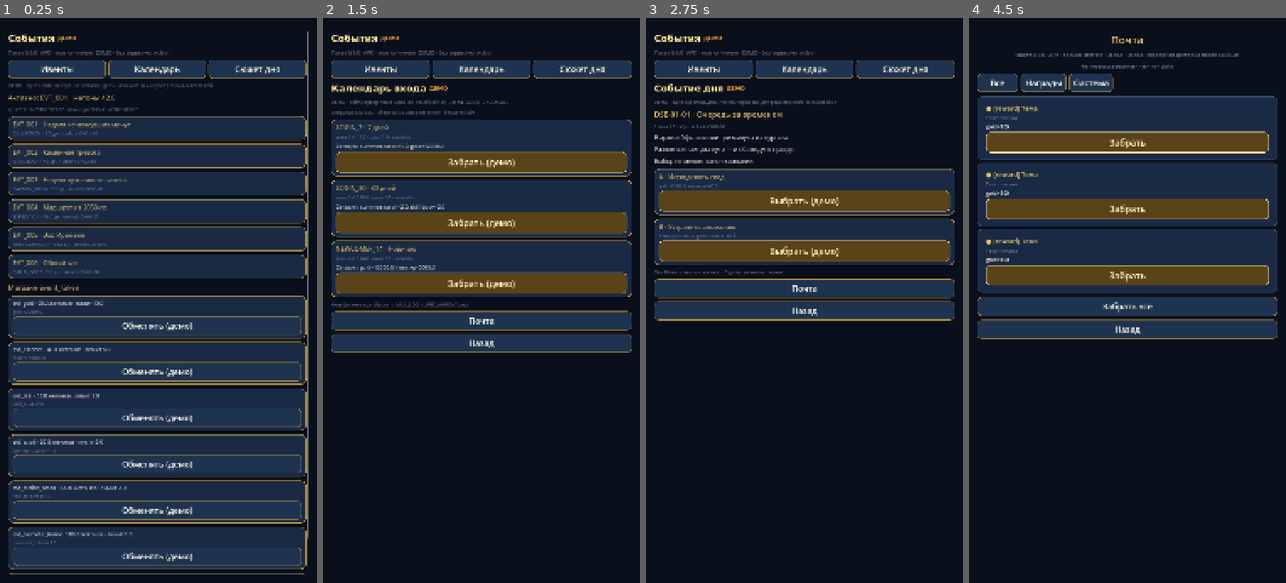
Above: before the commit, frames 1-4 (left to right).
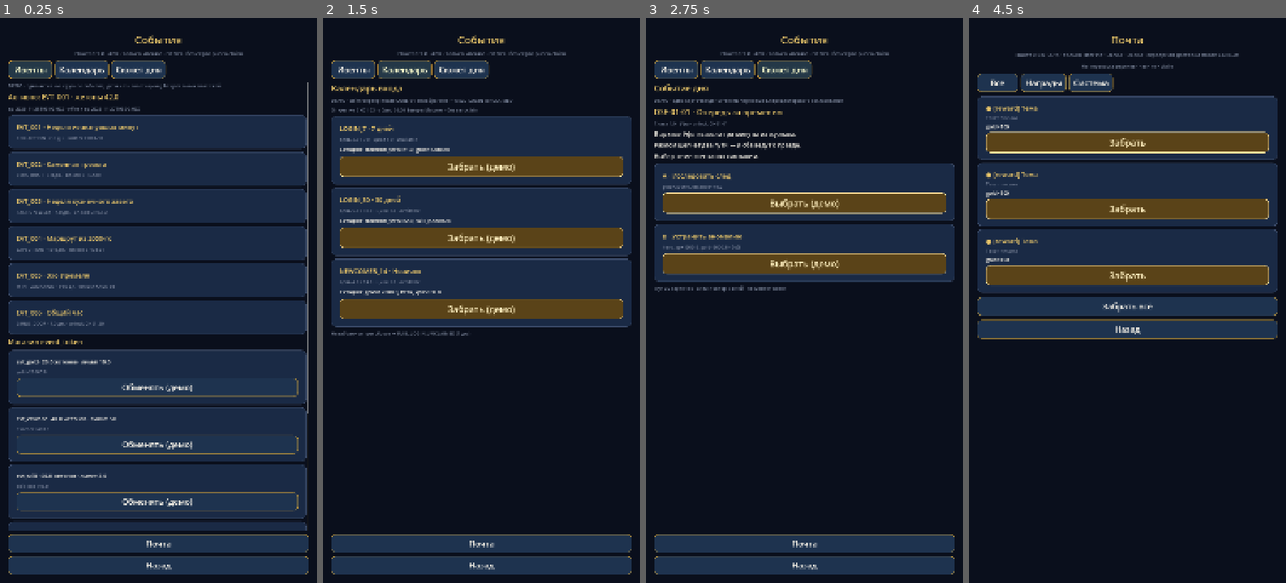
Above: after the commit, the same moments.

Repository: maillunex-lang/number5
Game: Godot game, scene res://scenes/features/events.tscn
The game is run twice, just before and just after one commit, with the same random seed, the same clock (stepped at 60 frames per second) and the same inputs. This scene is started directly instead of the project's main scene.
Inputs:
- Up to frame 1 (0.25 s): no input
- Up to frame 2 (1.5 s): click "Ивенты" at 0.5 s; click "Календарь" at 1.25 s
- Up to frame 3 (2.75 s): click "Сюжет дня" at 2 s
- Up to frame 4 (4.5 s): click "Выбрать (демо)" at 2.75 s; click "Понятно" at 3.5 s; click "Почта" at 4.25 s

The runs differ from the first frame. In frame 1, 30% of the frame differs, in the area x 2-98%, y 2-99%; in frame 2, 31%; in frame 3, 27%; in frame 4, less than 0.1%.

Commit message:
UI-VISUAL wave12: Events Theme chrome + ListHost scroll
Move HUB-04 header/tabs/footer out of the offer scroll; fill ListHost
for events/calendar/story. Same scroll pattern as shop fix.

Co-authored-by: maillunex-lang <maillunex-lang@users.noreply.github.com>

Diff:
--- a/scenes/features/events.gd
+++ b/scenes/features/events.gd
@@ -1,9 +1,17 @@
 extends Control
-## HUB-04: live events + календарь входа + сюжет дня (DEMO).
+## HUB-04: chrome в .tscn; ListHost — ивенты / календарь / сюжет дня (DEMO).
 ## Порядок контента: mail → calendars → profile → achievements → stories → events.
 
 var _payload: Dictionary = {}
 var _tab: String = "events"
+var _nav_bound: bool = false
+
+@onready var _title: Label = $Safe/Col/Header/Title
+@onready var _subtitle: Label = $Safe/Col/Header/Subtitle
+@onready var _tabs: HBoxContainer = $Safe/Col/Header/TabsHost
+@onready var _list: VBoxContainer = $Safe/Col/Scroll/ListHost
+@onready var _mail: Button = $Safe/Col/Footer/MailBtn
+@onready var _back: Button = $Safe/Col/Footer/BackBtn
 
 func setup(payload: Dictionary = {}) -> void:
 	_payload = payload
@@ -11,112 +19,190 @@
 		_tab = str(_payload["tab"])
 
 func _ready() -> void:
+	_bind_nav()
 	_rebuild()
 
+func _bind_nav() -> void:
+	if _nav_bound:
+		return
+	_nav_bound = true
+	_mail.pressed.connect(func(): ScreenRouter.go("SOCIAL-04"))
+	_back.pressed.connect(func(): ScreenRouter.handle_back())
+
+func _panel() -> GamePanel:
+	var panel_scene: PackedScene = load("res://scenes/ui/components/game_panel.tscn")
+	var p: GamePanel = panel_scene.instantiate()
+	p.panel_kind = "GamePanel"
+	p.mouse_filter = Control.MOUSE_FILTER_PASS
+	return p
+
 func _rebuild() -> void:
-	var root := $Safe/Scroll/VBox
-	for c in root.get_children():
-		c.queue_free()
-	root.add_child(UIFactory.section_header(ContentPackageLoader.tr_key("live_events.title", "События")))
-	root.add_child(UIFactory.muted("%s · %s" % [
+	_title.text = ContentPackageLoader.tr_key("live_events.title", "События")
+	_subtitle.text = "%s · %s" % [
 		ContentPackageLoader.package_label(),
 		ContentPackageLoader.tr_key("meta.demo", "DEMO"),
-	], 18))
-
-	var tabs := UIFactory.hbox(8)
-	root.add_child(tabs)
+	]
+	for c in _tabs.get_children():
+		c.queue_free()
 	for t in [["events", "Ивенты"], ["calendar", "Календарь"], ["story", "Сюжет дня"]]:
-		var b := UIFactory.fantasy_button(t[1])
+		var b := Button.new()
+		b.text = t[1]
 		b.custom_minimum_size = Vector2(150, 44)
+		b.theme_type_variation = &"GameButton"
 		var key: String = t[0]
+		if key == _tab:
+			b.modulate = Color(1.2, 1.1, 0.9)
 		b.pressed.connect(func():
 			_tab = key
 			_rebuild()
 		)
-		tabs.add_child(b)
-
+		_tabs.add_child(b)
+
+	for c in _list.get_children():
+		c.queue_free()
 	match _tab:
 		"calendar":
-			_build_calendar(root)
+			_build_calendar()
 		"story":
-			_build_story(root)
+			_build_story()
 		_:
-			_build_events(root)
-
-	var mail := UIFactory.fantasy_button("Почта")
-	mail.pressed.connect(func(): ScreenRouter.go("SOCIAL-04"))
-	root.add_child(mail)
-	var back := UIFactory.fantasy_button("Назад")
-	back.pressed.connect(func(): ScreenRouter.handle_back())
-	root.add_child(back)
-
-func _build_events(root: VBoxContainer) -> void:
+			_build_events()
+
+func _build_events() -> void:
 	var pack: Dictionary = ContentPackageLoader.live_events
-	root.add_child(UIFactory.muted(str(pack.get("disclaimer", "")), 16))
+	var disc := Label.new()
+	disc.text = str(pack.get("disclaimer", ""))
+	disc.add_theme_font_size_override("font_size", 16)
+	disc.add_theme_color_override("font_color", LunexColors.TEXT_MUTED)
+	disc.autowrap_mode = TextServer.AUTOWRAP_WORD_SMART
+	disc.mouse_filter = Control.MOUSE_FILTER_IGNORE
+	_list.add_child(disc)
 	var demo: Dictionary = pack.get("demo", {}).get("active_instance", {})
 	if not demo.is_empty():
-		root.add_child(UIFactory.label("Активно: %s · жетоны %s" % [
+		var active := Label.new()
+		active.text = "Активно: %s · жетоны %s" % [
 			str(demo.get("definition_id", "")),
 			str(demo.get("tokens", 0)),
-		], 24, LunexColors.GOLD))
-		root.add_child(UIFactory.muted("до %s · обмен до %s" % [
+		]
+		active.add_theme_font_size_override("font_size", 24)
+		active.add_theme_color_override("font_color", LunexColors.GOLD)
+		active.mouse_filter = Control.MOUSE_FILTER_IGNORE
+		_list.add_child(active)
+		var until := Label.new()
+		until.text = "до %s · обмен до %s" % [
 			str(demo.get("ends_at", "")),
 			str(demo.get("claim_deadline", "")),
-		], 16))
+		]
+		until.add_theme_font_size_override("font_size", 16)
+		until.add_theme_color_override("font_color", LunexColors.TEXT_MUTED)
+		until.mouse_filter = Control.MOUSE_FILTER_IGNORE
+		_list.add_child(until)
 	for e in pack.get("events", []):
-		var p := UIFactory.panel()
-		var v := UIFactory.vbox(4)
-		p.add_child(v)
-		v.add_child(UIFactory.label("%s · %s" % [str(e.get("id", "")), str(e.get("name", ""))], 22, LunexColors.GOLD))
-		v.add_child(UIFactory.muted("%s · %s дн. · unlock %s" % [
+		var p := _panel()
+		_list.add_child(p)
+		var content: VBoxContainer = p.get_node("Pad/Content")
+		var head := Label.new()
+		head.text = "%s · %s" % [str(e.get("id", "")), str(e.get("name", ""))]
+		head.add_theme_font_size_override("font_size", 22)
+		head.add_theme_color_override("font_color", LunexColors.GOLD)
+		head.mouse_filter = Control.MOUSE_FILTER_IGNORE
+		content.add_child(head)
+		var meta := Label.new()
+		meta.text = "%s · %s дн. · unlock %s" % [
 			str(e.get("format", "")),
 			str(e.get("duration_days", 0)),
 			str(e.get("unlock_stage", "")),
-		], 16))
-		root.add_child(p)
-	root.add_child(UIFactory.label("Магазин event_token", 24, LunexColors.GOLD))
+		]
+		meta.add_theme_font_size_override("font_size", 16)
+		meta.add_theme_color_override("font_color", LunexColors.TEXT_MUTED)
+		meta.autowrap_mode = TextServer.AUTOWRAP_WORD_SMART
+		meta.mouse_filter = Control.MOUSE_FILTER_IGNORE
+		content.add_child(meta)
+	var shop_h := Label.new()
+	shop_h.text = "Магазин event_token"
+	shop_h.add_theme_font_size_override("font_size", 24)
+	shop_h.add_theme_color_override("font_color", LunexColors.GOLD)
+	shop_h.mouse_filter = Control.MOUSE_FILTER_IGNORE
+	_list.add_child(shop_h)
 	for o in pack.get("shop", {}).get("offers", []):
 		var parts: PackedStringArray = []
 		for g in o.get("grants", []):
 			parts.append("%s×%s" % [str(g.get("resource_id", "")), str(g.get("amount", 0))])
-		var row := UIFactory.panel()
-		var vv := UIFactory.vbox(4)
-		row.add_child(vv)
-		vv.add_child(UIFactory.label("%s · %s жетонов · лимит %s" % [
+		var row := _panel()
+		_list.add_child(row)
+		var vv: VBoxContainer = row.get_node("Pad/Content")
+		var sku := Label.new()
+		sku.text = "%s · %s жетонов · лимит %s" % [
 			str(o.get("sku", "")),
 			str(o.get("price_event_token", 0)),
 			str(o.get("limit_per_event", 0)),
-		], 18))
-		vv.add_child(UIFactory.muted(", ".join(parts), 16))
-		var buy := UIFactory.fantasy_button("Обменять (демо)")
+		]
+		sku.add_theme_font_size_override("font_size", 18)
+		sku.mouse_filter = Control.MOUSE_FILTER_IGNORE
+		vv.add_child(sku)
+		var grants := Label.new()
+		grants.text = ", ".join(parts)
+		grants.add_theme_font_size_override("font_size", 16)
+		grants.add_theme_color_override("font_color", LunexColors.TEXT_MUTED)
+		grants.mouse_filter = Control.MOUSE_FILTER_IGNORE
+		vv.add_child(grants)
+		var buy := Button.new()
+		buy.text = "Обменять (демо)"
+		buy.custom_minimum_size = Vector2(0, 48)
+		buy.theme_type_variation = &"GameButton"
 		buy.pressed.connect(func():
 			ModalManager.push_rewards("Магазин события (демо)", parts)
 		)
 		vv.add_child(buy)
-		root.add_child(row)
-
-func _build_calendar(root: VBoxContainer) -> void:
+
+func _build_calendar() -> void:
 	var pack: Dictionary = ContentPackageLoader.login_calendars
-	root.add_child(UIFactory.section_header(ContentPackageLoader.tr_key("calendar.title", "Календарь входа")))
-	root.add_child(UIFactory.muted(str(pack.get("disclaimer", "")), 16))
-	root.add_child(UIFactory.muted("Открытие %s · сброс %s · без автоclaim" % [
+	var head := Label.new()
+	head.text = ContentPackageLoader.tr_key("calendar.title", "Календарь входа")
+	head.add_theme_font_size_override("font_size", 28)
+	head.add_theme_color_override("font_color", LunexColors.GOLD)
+	head.mouse_filter = Control.MOUSE_FILTER_IGNORE
+	_list.add_child(head)
+	var disc := Label.new()
+	disc.text = str(pack.get("disclaimer", ""))
+	disc.add_theme_font_size_override("font_size", 16)
+	disc.add_theme_color_override("font_color", LunexColors.TEXT_MUTED)
+	disc.autowrap_mode = TextServer.AUTOWRAP_WORD_SMART
+	disc.mouse_filter = Control.MOUSE_FILTER_IGNORE
+	_list.add_child(disc)
+	var unlock := Label.new()
+	unlock.text = "Открытие %s · сброс %s · без автоclaim" % [
 		str(pack.get("unlock_stage", "")),
 		str(pack.get("daily_reset", "")),
-	], 16))
+	]
+	unlock.add_theme_font_size_override("font_size", 16)
+	unlock.add_theme_color_override("font_color", LunexColors.TEXT_MUTED)
+	unlock.mouse_filter = Control.MOUSE_FILTER_IGNORE
+	_list.add_child(unlock)
 	var demo: Dictionary = pack.get("demo", {})
 	for cal in pack.get("calendars", []):
 		var cid := str(cal.get("id", ""))
 		var st: Dictionary = demo.get(cid, {})
-		var p := UIFactory.panel()
-		var v := UIFactory.vbox(6)
-		p.add_child(v)
-		v.add_child(UIFactory.label("%s · %s" % [cid, str(cal.get("name", ""))], 22, LunexColors.GOLD))
-		v.add_child(UIFactory.muted("день %s / %s · цикл %s · %s" % [
+		var p := _panel()
+		_list.add_child(p)
+		var v: VBoxContainer = p.get_node("Pad/Content")
+		var title := Label.new()
+		title.text = "%s · %s" % [cid, str(cal.get("name", ""))]
+		title.add_theme_font_size_override("font_size", 22)
+		title.add_theme_color_override("font_color", LunexColors.GOLD)
+		title.mouse_filter = Control.MOUSE_FILTER_IGNORE
+		v.add_child(title)
+		var meta := Label.new()
+		meta.text = "день %s / %s · цикл %s · %s" % [
 			str(st.get("next_day", 1)),
 			str(cal.get("days", 0)),
 			str(st.get("cycle_no", 1)),
 			str(st.get("status", "locked")),
-		], 16))
+		]
+		meta.add_theme_font_size_override("font_size", 16)
+		meta.add_theme_color_override("font_color", LunexColors.TEXT_MUTED)
+		meta.mouse_filter = Control.MOUSE_FILTER_IGNORE
+		v.add_child(meta)
 		var day_no := int(st.get("next_day", 1))
 		var entry: Dictionary = {}
 		for e in cal.get("entries", []):
@@ -127,19 +213,41 @@
 		for r in entry.get("rewards", []):
 			parts.append("%s×%s" % [str(r.get("resource_id", "")), str(r.get("amount", 0))])
 		if parts.size() > 0:
-			v.add_child(UIFactory.label("Сегодня: " + ", ".join(parts), 18))
-			var claim := UIFactory.gold_button("Забрать (демо)")
+			var today := Label.new()
+			today.text = "Сегодня: " + ", ".join(parts)
+			today.add_theme_font_size_override("font_size", 18)
+			today.mouse_filter = Control.MOUSE_FILTER_IGNORE
+			v.add_child(today)
+			var claim := Button.new()
+			claim.text = "Забрать (демо)"
+			claim.custom_minimum_size = Vector2(0, 56)
+			claim.theme_type_variation = &"GoldButton"
 			claim.pressed.connect(func():
 				ModalManager.push_rewards("Календарь %s (демо)" % cid, parts)
 			)
 			v.add_child(claim)
-		root.add_child(p)
-	root.add_child(UIFactory.muted("Незабранное при сбросе → MAIL_LOGIN_UNCLAIMED (7 дн.)", 16))
-
-func _build_story(root: VBoxContainer) -> void:
+	var note := Label.new()
+	note.text = "Незабранное при сбросе → MAIL_LOGIN_UNCLAIMED (7 дн.)"
+	note.add_theme_font_size_override("font_size", 16)
+	note.add_theme_color_override("font_color", LunexColors.TEXT_MUTED)
+	note.mouse_filter = Control.MOUSE_FILTER_IGNORE
+	_list.add_child(note)
+
+func _build_story() -> void:
 	var pack: Dictionary = ContentPackageLoader.daily_stories
-	root.add_child(UIFactory.section_header(ContentPackageLoader.tr_key("daily_story.title", "Событие дня")))
-	root.add_child(UIFactory.muted(str(pack.get("disclaimer", "")), 16))
+	var head := Label.new()
+	head.text = ContentPackageLoader.tr_key("daily_story.title", "Событие дня")
+	head.add_theme_font_size_override("font_size", 28)
+	head.add_theme_color_override("font_color", LunexColors.GOLD)
+	head.mouse_filter = Control.MOUSE_FILTER_IGNORE
+	_list.add_child(head)
+	var disc := Label.new()
+	disc.text = str(pack.get("disclaimer", ""))
+	disc.add_theme_font_size_override("font_size", 16)
+	disc.add_theme_color_override("font_color", LunexColors.TEXT_MUTED)
+	disc.autowrap_mode = TextServer.AUTOWRAP_WORD_SMART
+	disc.mouse_filter = Control.MOUSE_FILTER_IGNORE
+	_list.add_child(disc)
 	var demo: Dictionary = pack.get("demo", {})
 	var sid := str(demo.get("story_id", ""))
 	var story: Dictionary = {}
@@ -149,24 +257,52 @@
 			break
 	if story.is_empty() and (pack.get("stories", []) as Array).size() > 0:
 		story = pack["stories"][0]
-	root.add_child(UIFactory.label("%s · %s" % [str(story.get("id", "")), str(story.get("title", ""))], 26, LunexColors.GOLD))
-	root.add_child(UIFactory.muted("Глава %s · %s · unlock %s" % [
+	var stitle := Label.new()
+	stitle.text = "%s · %s" % [str(story.get("id", "")), str(story.get("title", ""))]
+	stitle.add_theme_font_size_override("font_size", 26)
+	stitle.add_theme_color_override("font_color", LunexColors.GOLD)
+	stitle.mouse_filter = Control.MOUSE_FILTER_IGNORE
+	_list.add_child(stitle)
+	var meta := Label.new()
+	meta.text = "Глава %s · %s · unlock %s" % [
 		str(story.get("chapter", "")),
 		str(story.get("territory", "")),
 		str(story.get("unlock_stage", "")),
-	], 16))
+	]
+	meta.add_theme_font_size_override("font_size", 16)
+	meta.add_theme_color_override("font_color", LunexColors.TEXT_MUTED)
+	meta.mouse_filter = Control.MOUSE_FILTER_IGNORE
+	_list.add_child(meta)
 	for line in story.get("intro_lines", []):
-		root.add_child(UIFactory.label(str(line), 20))
+		var l := Label.new()
+		l.text = str(line)
+		l.add_theme_font_size_override("font_size", 20)
+		l.autowrap_mode = TextServer.AUTOWRAP_WORD_SMART
+		l.mouse_filter = Control.MOUSE_FILTER_IGNORE
+		_list.add_child(l)
 	for ch in story.get("choices", []):
-		var p := UIFactory.panel()
-		var v := UIFactory.vbox(4)
-		p.add_child(v)
+		var p := _panel()
+		_list.add_child(p)
+		var v: VBoxContainer = p.get_node("Pad/Content")
 		var parts: PackedStringArray = []
 		for r in ch.get("rewards", []):
 			parts.append("%s×%s" % [str(r.get("resource_id", "")), str(r.get("amount", 0))])
-		v.add_child(UIFactory.label("%s · %s" % [str(ch.get("id", "")), str(ch.get("label", ""))], 22, LunexColors.GOLD))
-		v.add_child(UIFactory.muted(", ".join(parts) + (" · бой" if bool(ch.get("battle", false)) else ""), 16))
-		var go := UIFactory.gold_button("Выбрать (демо)")
+		var clabel := Label.new()
+		clabel.text = "%s · %s" % [str(ch.get("id", "")), str(ch.get("label", ""))]
+		clabel.add_theme_font_size_override("font_size", 22)
+		clabel.add_theme_color_override("font_color", LunexColors.GOLD)
+		clabel.mouse_filter = Control.MOUSE_FILTER_IGNORE
+		v.add_child(clabel)
+		var cmeta := Label.new()
+		cmeta.text = ", ".join(parts) + (" · бой" if bool(ch.get("battle", false)) else "")
+		cmeta.add_theme_font_size_override("font_size", 16)
+		cmeta.add_theme_color_override("font_color", LunexColors.TEXT_MUTED)
+		cmeta.mouse_filter = Control.MOUSE_FILTER_IGNORE
+		v.add_child(cmeta)
+		var go := Button.new()
+		go.text = "Выбрать (демо)"
+		go.custom_minimum_size = Vector2(0, 56)
+		go.theme_type_variation = &"GoldButton"
 		var choice: Dictionary = ch
 		go.pressed.connect(func():
 			if bool(choice.get("battle", false)):
@@ -180,5 +316,9 @@
 				ModalManager.push_rewards("Сюжет дня (демо)", parts)
 		)
 		v.add_child(go)
-		root.add_child(p)
-	root.add_child(UIFactory.muted("Пул 30 карточек · анти-повтор 7 дней · не меняет канон", 16))
+	var note := Label.new()
+	note.text = "Пул 30 карточек · анти-повтор 7 дней · не меняет канон"
+	note.add_theme_font_size_override("font_size", 16)
+	note.add_theme_color_override("font_color", LunexColors.TEXT_MUTED)
+	note.mouse_filter = Control.MOUSE_FILTER_IGNORE
+	_list.add_child(note)
--- a/scenes/features/events.tscn
+++ b/scenes/features/events.tscn
@@ -1,4 +1,4 @@
-[gd_scene load_steps=2 format=3]
+[gd_scene load_steps=2 format=3 uid="uid://lunexeventshub"]
 
 [ext_resource type="Script" path="res://scenes/features/events.gd" id="1"]
 
@@ -27,11 +27,59 @@
 theme_override_constants/margin_right = 28
 theme_override_constants/margin_bottom = 28
 
-[node name="Scroll" type="ScrollContainer" parent="Safe"]
+[node name="Col" type="VBoxContainer" parent="Safe"]
 layout_mode = 2
+size_flags_vertical = 3
+theme_override_constants/separation = 12
+
+[node name="Header" type="VBoxContainer" parent="Safe/Col"]
+layout_mode = 2
+theme_override_constants/separation = 10
+
+[node name="Title" type="Label" parent="Safe/Col/Header"]
+layout_mode = 2
+theme_override_colors/font_color = Color(0.909804, 0.772549, 0.415686, 1)
+theme_override_font_sizes/font_size = 36
+text = "События"
+horizontal_alignment = 1
+mouse_filter = 2
+
+[node name="Subtitle" type="Label" parent="Safe/Col/Header"]
+layout_mode = 2
+theme_override_colors/font_color = Color(0.478431, 0.517647, 0.6, 1)
+theme_override_font_sizes/font_size = 18
+text = "Пакет · DEMO"
+horizontal_alignment = 1
+autowrap_mode = 3
+mouse_filter = 2
+
+[node name="TabsHost" type="HBoxContainer" parent="Safe/Col/Header"]
+layout_mode = 2
+theme_override_constants/separation = 8
+
+[node name="Scroll" type="ScrollContainer" parent="Safe/Col"]
+layout_mode = 2
+size_flags_vertical = 3
+size_flags_horizontal = 3
 horizontal_scroll_mode = 0
 
-[node name="VBox" type="VBoxContainer" parent="Safe/Scroll"]
+[node name="ListHost" type="VBoxContainer" parent="Safe/Col/Scroll"]
 layout_mode = 2
 size_flags_horizontal = 3
-theme_override_constants/separation = 12
+theme_override_constants/separation = 10
+
+[node name="Footer" type="VBoxContainer" parent="Safe/Col"]
+layout_mode = 2
+theme_override_constants/separation = 10
+
+[node name="MailBtn" type="Button" parent="Safe/Col/Footer"]
+custom_minimum_size = Vector2(0, 64)
+layout_mode = 2
+theme_type_variation = &"GameButton"
+text = "Почта"
+
+[node name="BackBtn" type="Button" parent="Safe/Col/Footer"]
+custom_minimum_size = Vector2(0, 64)
+layout_mode = 2
+theme_type_variation = &"GameButton"
+text = "Назад"
--- a/scenes/ui/preview/ui_preview_root.gd
+++ b/scenes/ui/preview/ui_preview_root.gd
@@ -23,6 +23,7 @@
 	"Mail/Shop/AFK": "_show_online_lists",
 	"Summon": "_show_summon",
 	"Quests/Expeditions": "_show_quests_exp",
+	"Events": "_show_events",
 }
 
 func _ready() -> void:
@@ -348,3 +349,10 @@
 			_host.add_child(sc)
 		)
 		col.add_child(btn)
+
+func _show_events() -> void:
+	_clear_host()
+	_hint.text = "HUB-04 Events Theme chrome (tabs + ListHost scroll)"
+	var sc: Control = (load("res://scenes/features/events.tscn") as PackedScene).instantiate()
+	sc.set_anchors_and_offsets_preset(Control.PRESET_FULL_RECT)
+	_host.add_child(sc)
Not shown, changed: docs/AI_HANDOFF.md
Not shown, changed: docs/ROADMAP.md
Not shown, changed: docs/STATUS.md
Not shown, changed: docs/UI_VISUAL_AUDIT.md
